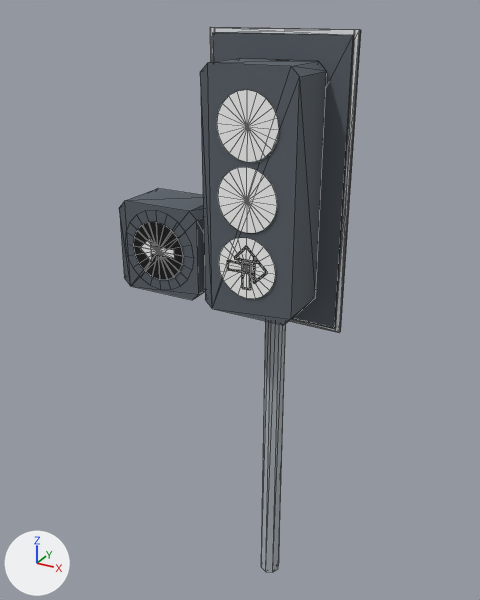
Renders of the glTF model game_godot/models/street/traffic_light_left.glb from each side of a commit.
Rendered twice from a 50 mm camera at (1.91, -4.02, 4.5) aimed at (-0.28, -0.04, 2.51). The lights are fixed; the arrows at lower left show +X, +Y and +Z. The older version comes first. Mesh edges are drawn as thin lines. Where no turn or scale is listed for an object, it has been applied to the vertices. Vertices at exactly the same position are counted once.

In view in the first picture: 'aperture_arrow', 'aperture_green', 'aperture_red', 'aperture_yellow', 'body'.
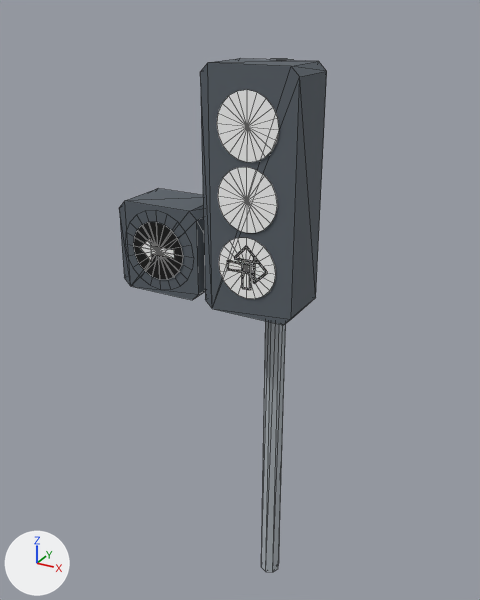
Commit message: Remove traffic signal backing boards

Boxes (x1, y1, x2, y2) around the edits, measured in the pictures (480 x 600 px):
'body', reshaped (14% narrower): before (119, 27, 361, 572); after (119, 58, 327, 572)
part 1 of me_mesh_0, deleted: before (210, 27, 361, 332)
part 2 of me_mesh_0, deleted: before (213, 33, 354, 329)

What the commit changed:
me_mesh_0 is used by ob_body; location (0.0, 0.0, 0.0).
me_mesh_0 had 105 vertices, 176 faces and spanned x -1.02..0.5, y -0.45..0.08, z 0.0..4.38.
me_mesh_0 now has 69 vertices, 104 faces and spans x -1.02..0.32, y -0.45..0.08, z 0.0..4.2.
me_mesh_0 part 1: the loose piece of 28 vertices spanning x -0.5..0.5, y -0.03..0.0, z 2.42..4.38 is deleted.
me_mesh_0 part 2: the loose piece of 8 vertices spanning x -0.47..0.47, y -0.05..-0.01, z 2.45..4.35 is deleted.
